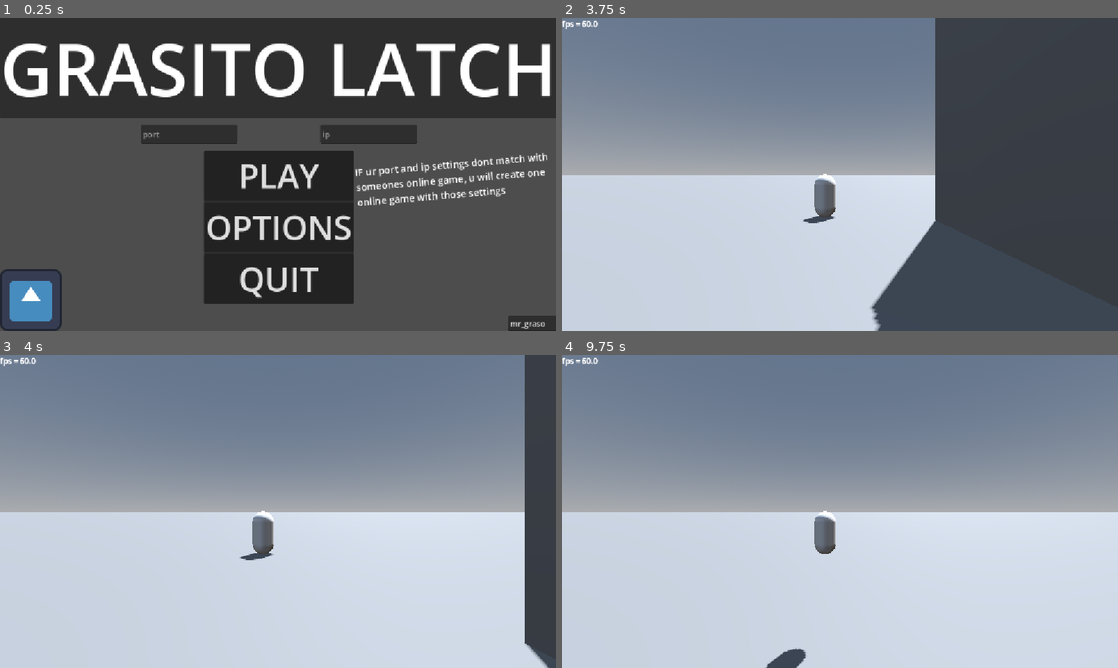
Above: before the commit, frames 1-4 (two rows, left to right).
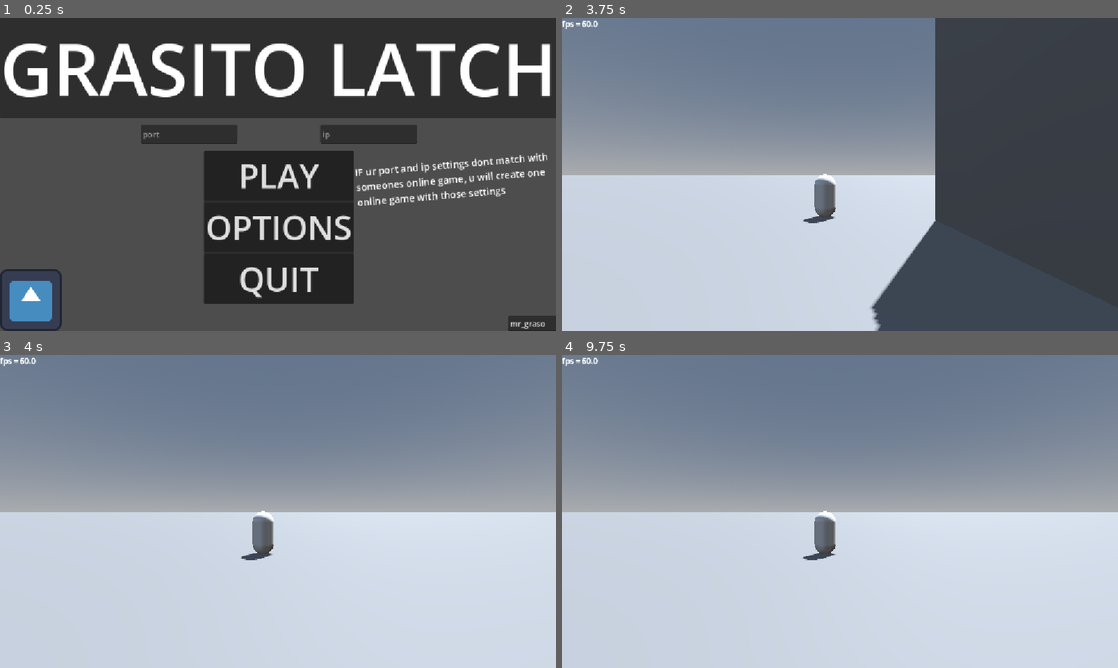
Above: after the commit, the same moments.

Repository: mrgarso/azure-latch
Game: Godot game, scene res://scenes/main_menu.tscn
The game is run twice, just before and just after one commit, with the same random seed, the same clock (stepped at 60 frames per second) and the same inputs. The engine's default icon, where the game draws it, is replaced by a stand-in: a white triangle on a blue panel in a dark square.
Inputs (mouse positions are in pixels of both pictures, inside the frame that each line leads up to):
- Up to frame 1 (0.25 s): no input
- Up to frame 2 (3.75 s): click (751, 133) at 0.52 s; type "12" at 0.6 s; click (928, 133) at 0.75 s; type "12" at 0.83 s; click "PLAY" at 1.25 s; tap Enter at 2 s; move the mouse to (962, 158) at 2.02 s; tap 1 (1) at 2.1 s; tap A (a) at 2.3, 2.85 s; move the mouse to (728, 190) at 2.77 s; tap D (d) at 3.05, 3.6 s; move the mouse to (895, 105) at 3.52 s
- Up to frame 3 (4 s): tap E (e) at 3.8 s
- Up to frame 4 (9.75 s): move the mouse to (812, 574) at 4.27 s; tap E (e) at 4.35, 9.05, 9.6 s; tap S (s) at 4.55, 5.1 s; tap Space (space) at 5, 5.85, 8, 9.5 s; move the mouse to (1006, 558) at 5.02 s; hold Space (space) 5.03-5.78 s; tap Enter at 5.75, 8.75 s; move the mouse to (673, 464) at 5.77 s; tap W (w) at 6.05, 6.6 s; move the mouse to (867, 511) at 6.52 s; tap 1 (1) at 6.8, 7.35 s; move the mouse to (756, 433) at 7.27 s; tap A (a) at 7.55, 8.1 s; move the mouse to (962, 495) at 8.02 s; tap D (d) at 8.3, 8.85 s; move the mouse to (728, 527) at 8.77 s; move the mouse to (895, 442) at 9.52 s

Frames 1-2 are identical in both runs. In frame 3, 5.5% of the frame differs, in the area x 43-100%, y 0-100%; in frame 4, 0.4%.

Commit message:
acomodamiento de hitbox pt 3

Diff:
--- a/scripts/grab_ball_area.gd
+++ b/scripts/grab_ball_area.gd
@@ -24,7 +24,6 @@
 			kick_strength = kick_strengths[1] * strength
 		var x when x >= kick_modes[1]:
 			kick_strength = kick_strengths[2] * strength
-	print(kick_strengths)
 	if ball:
 		ball.global_position = ball_holder.global_position
 	curvature_force *= strength
--- a/scripts/skills/movement.gd
+++ b/scripts/skills/movement.gd
@@ -8,14 +8,14 @@
 			var dir := Input.get_axis("a","d")
 			if dir == 0:
 				player.using_move = true
-				var tackle_duration := 0.05
-				SB.velocity(get_parent(), true, Vector3(0,1,-5), tackle_duration, 0.95)
+				var tackle_duration := 0.5
+				SB.velocity(get_parent(), true, Vector3(0,1,-6), tackle_duration, 0.923)
 				var enemy_tackled := SB.hitbox_detailed_list
 				for i in int(Engine.physics_ticks_per_second * tackle_duration):
 					if player.ball != null:
 						break
-					enemy_tackled = await SB.hitbox_detailed(player, Vector3.ONE * 5, Vector3.ZERO, Engine.time_scale / Engine.physics_ticks_per_second, SB.HitboxTargets.PLAYERS)
-					print(enemy_tackled)
+					enemy_tackled = await SB.hitbox_detailed(player, Vector3.ONE * 5, Vector3.ZERO, (Engine.time_scale / Engine.physics_ticks_per_second) * 1, SB.HitboxTargets.PLAYERS)
+					#print(enemy_tackled)
 
 				SB.clear_velocities(player)
 				player.using_move = false
--- a/scripts/skills/skill_builder.gd
+++ b/scripts/skills/skill_builder.gd
@@ -209,13 +209,26 @@
 	area.set_collision_mask_value(target, true)
 	area.add_child(collision)
 	parent.add_child(area)
+	var query := PhysicsShapeQueryParameters3D.new()
+	query.shape = collision.shape
+	query.collide_with_areas = true
+	query.collide_with_bodies = false
+	query.collision_mask = area.collision_mask
 	for i in Engine.physics_ticks_per_second * duration:
 		area.global_position = parent.global_position
 		collision.disabled = !parent.can_grab_ball
-		if area.get_overlapping_areas() and area.get_overlapping_areas()[0].get_parent() != parent:
-			collided = true
-			target_hit = area.get_overlapping_areas()[0].get_parent()
-			break
+		query.transform = area.global_transform
+		var space_state: PhysicsDirectSpaceState3D = parent.get_world_3d().direct_space_state
+		var intersections := space_state.intersect_shape(query)
+		if not intersections.is_empty():
+			print(intersections)
+			for t in intersections:
+				var detected_area = t.collider as Area3D
+				if detected_area and detected_area.get_parent() != parent:
+					collided = true
+					target_hit = detected_area.get_parent()
+					break
+		if collided:break
 		await wait(1)
 	delete(area, 0.0)
 	if target_hit is Ball:
